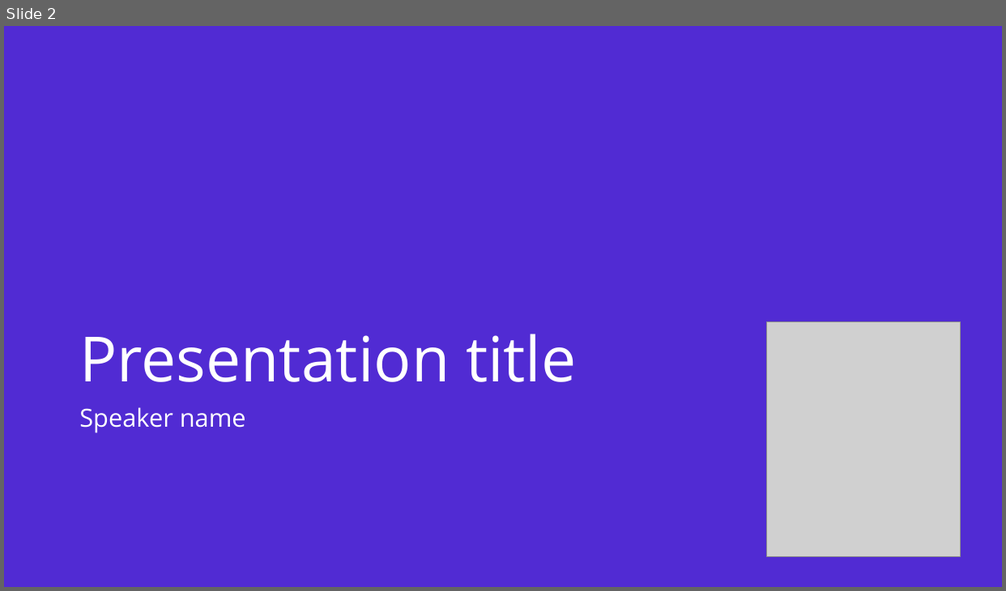
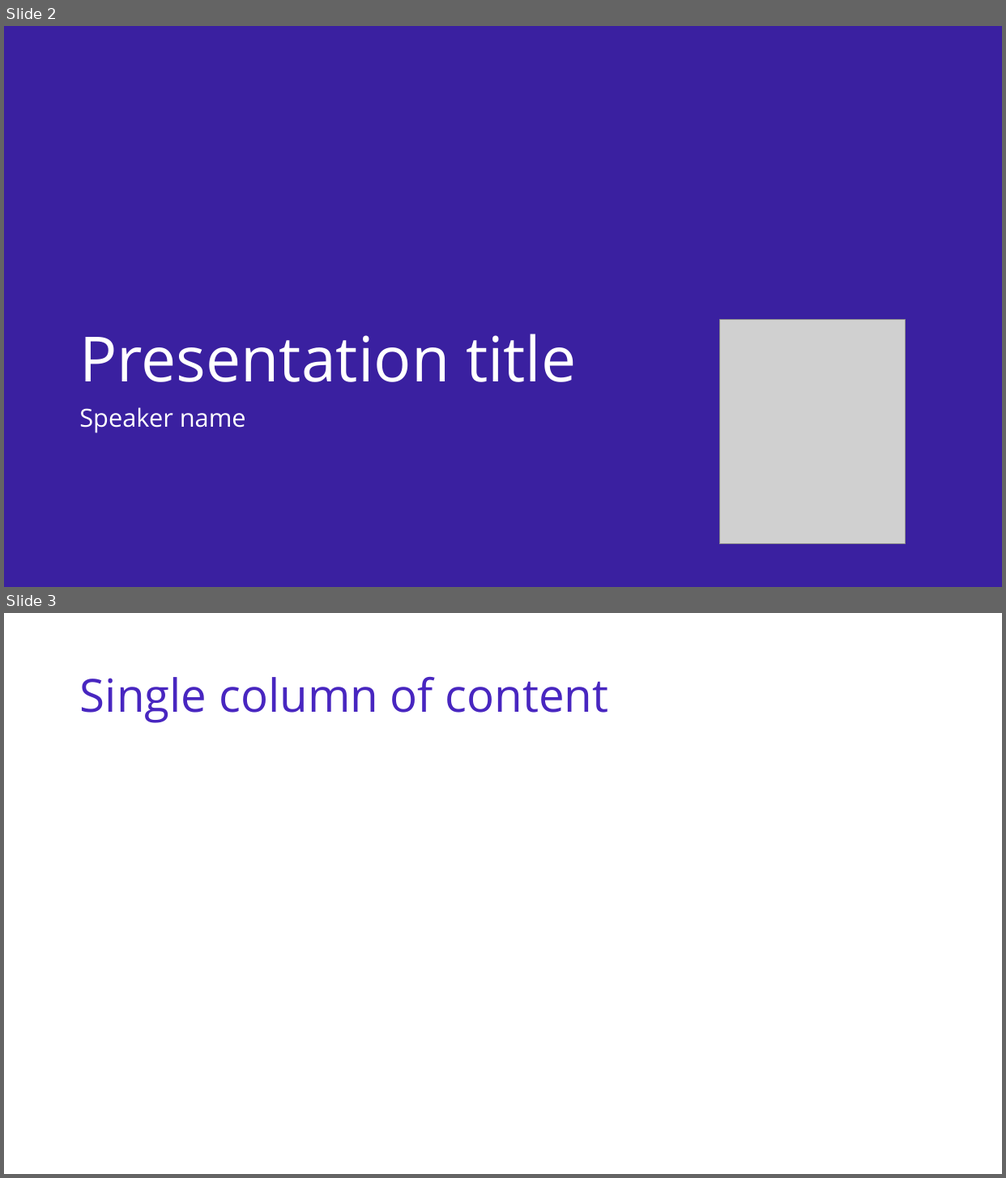
Before and after one commit to dotnet/brand, a slide deck: presentation-template/dotnet-deck-template.odp. Shown one above the other, each under a label of ours: slide 2 before the commit, slides 2 and 3 after it. The pictures are 1006x591 and 1006x1178 pixels, drawn with LibreOffice and Linux fonts; fonts in the diff are those of the drawing; grey boxes stand for pictures. Boxes give left, top, right and bottom in pixels: in the first picture for what was removed or moved away, otherwise in the second. Text is boxed around its words. In the diff, an @@ line names an element or a change of style, - is before the commit and + after.

```diff
--- a/presentation-template/dotnet-deck-template.odp
+++ b/presentation-template/dotnet-deck-template.odp
@@ slide 3 added at bbox=[4, 613, 1002, 1174], background #FFFFFF @@
@@ title added at bbox=[80, 677, 609, 723], 44 pt, text #4826C0 @@
+Single column of content
@@ slide 2 changed as well @@
@@ background #512BD3 to #3A20A0 @@
@@ picture: place and size @@
-picture at bbox=[766, 322, 960, 557]
+picture at bbox=[720, 319, 906, 544]
```
Also in this commit, not shown: 4 other slides changed, 8 other slides added, 8 slides removed, 7 other files.
